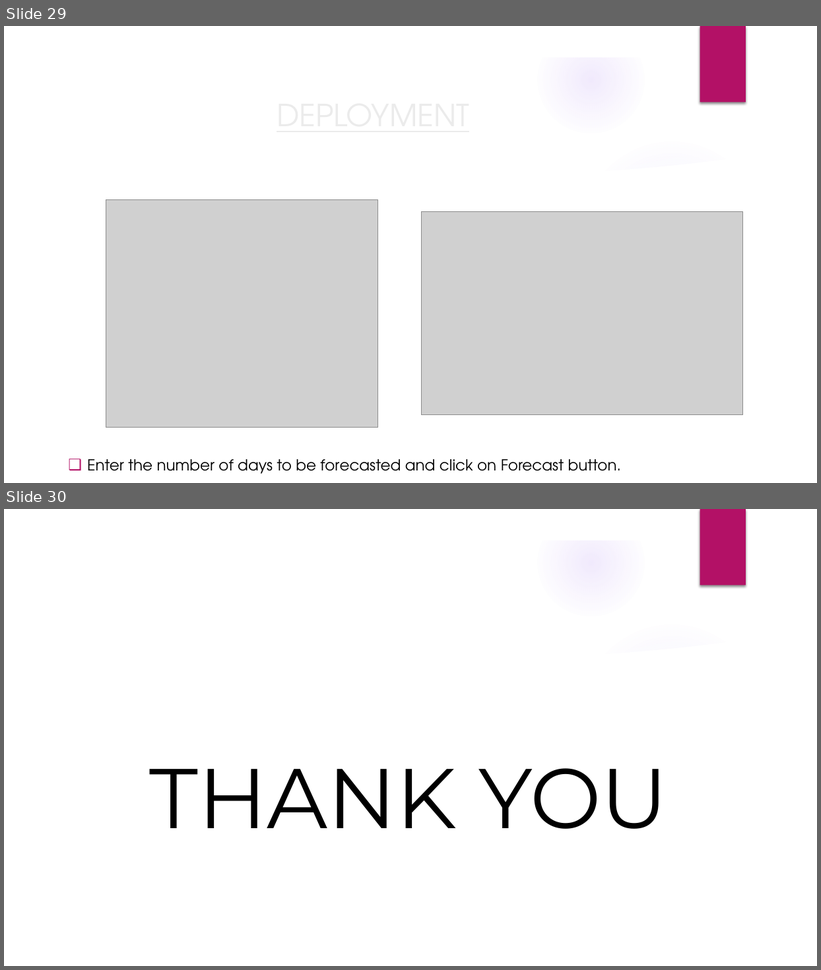
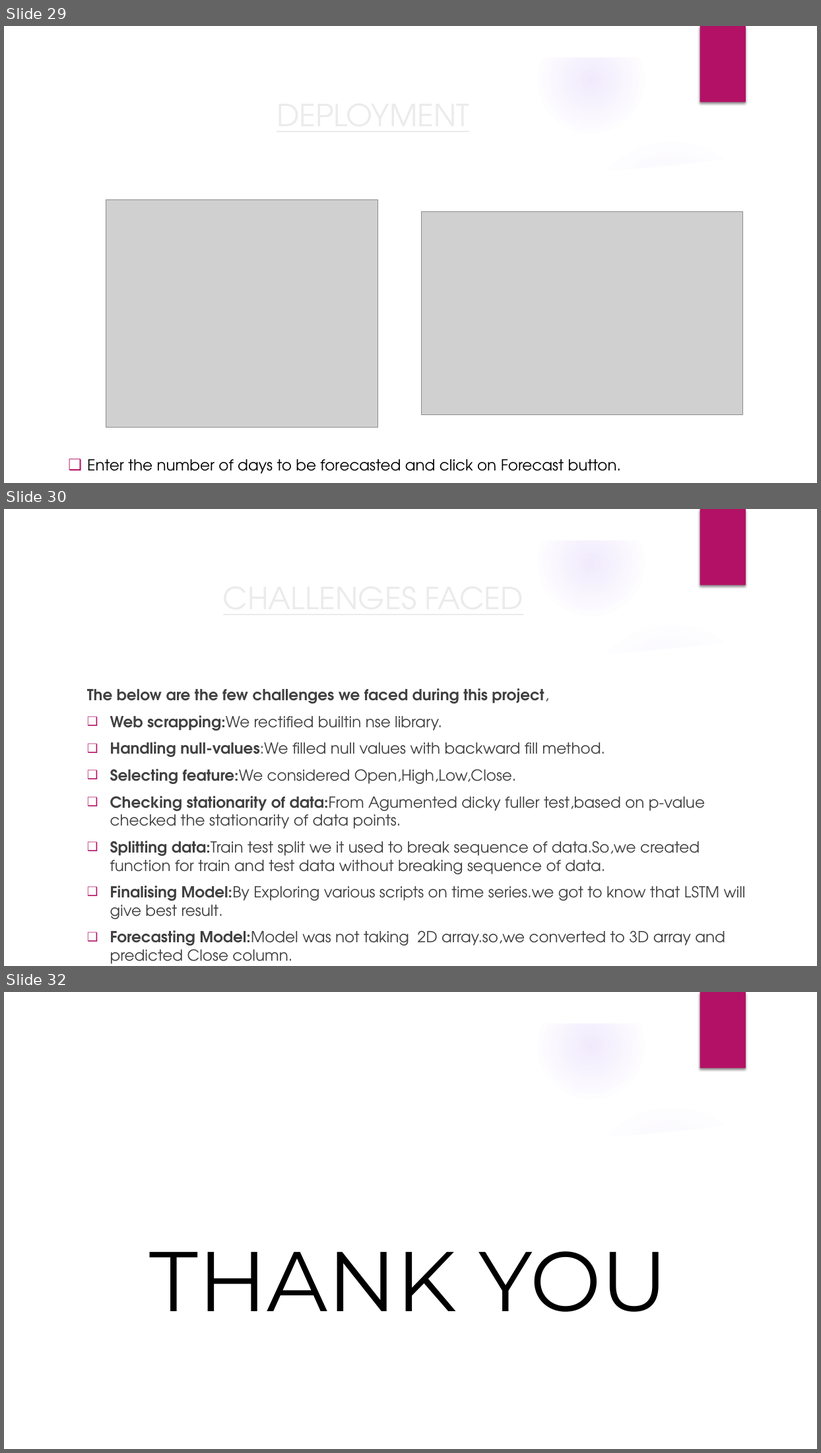
Before and after one commit to sidh478/TCS_Stock_Analysis, a slide deck: Final Project Presentation Group 1.pptx. Shown one above the other, each under a label of ours: slides 29 and 30 before the commit, slides 29, 30 and 32 after it; the slides between them are not shown. The pictures are 821x970 and 821x1453 pixels, drawn with LibreOffice and Linux fonts; fonts in the diff are those of the drawing; grey boxes stand for pictures; background and template pictures are left out. Boxes give left, top, right and bottom in pixels: in the first picture for what was removed or moved away, otherwise in the second. Text is boxed around its words. In the diff, an @@ line names an element or a change of style, - is before the commit and + after.

```diff
--- a/Final Project Presentation Group 1.pptx
+++ b/Final Project Presentation Group 1.pptx
@@ slide 30 added at [4, 509, 817, 966], background picture (left out); not listed: 9 template elements that a slide beside it also shows @@
@@ text added at [87, 689, 746, 950], 18 pt, text #404040 @@
+The below are the few challenges we faced during this project,
+❑ Web scrapping:We rectified builtin nse library.
+❑ Handling null-values:We filled null values with backward fill method.
+❑ Selecting feature:We considered Open,High,Low,Close.
+❑ Checking stationarity of data:From Agumented dicky fuller test,based on p-value checked the stationarity of data points.
+❑ Splitting data:Train test split we it used to break sequence of data.So,we created function for train and test data without breaking sequence of data.
+❑ Finalising Model:By Exploring various scripts on time series.we got to know that LSTM will give best result.
+❑ Forecasting Model:Model was not taking 2D array.so,we converted to 3D array and predicted Close column.
@@ title added at [253, 689, 409, 704], 36 pt, text #EBEBEB, underline @@
+CHALLENGES FACED
@@ what was slide 30 is now slide 32 @@
```
Also in this commit, not shown: 1 other slide added, 1 other file.
